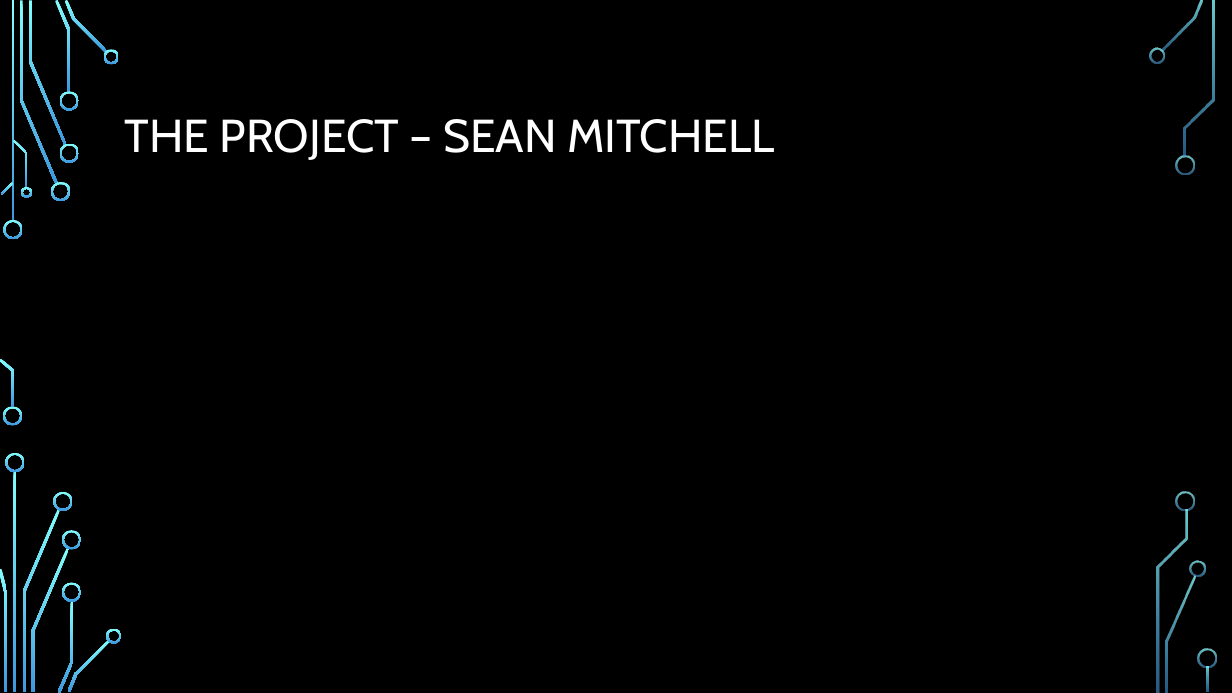
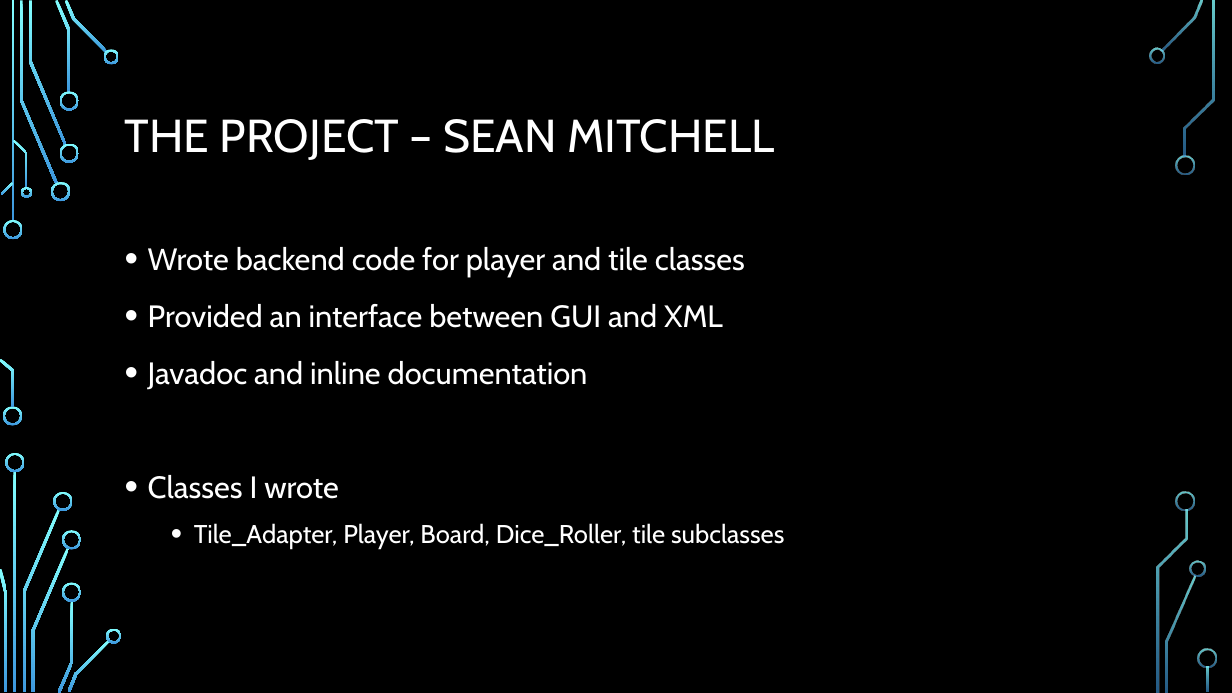
Before and after one commit to SeanMitchell1994/CS321_SP2019, a slide deck: slide 6 of report/Final Project.pptx. Drawn at 1232x693 pixels with LibreOffice and Linux fonts; fonts in the diff are those of the drawing; background and template pictures are left out. Boxes give left, top, right and bottom in pixels: in the first picture for what was removed or moved away, otherwise in the second. Text is boxed around its words. In the diff, an @@ line names an element or a change of style, - is before the commit and + after.

```diff
--- a/report/Final Project.pptx
+++ b/report/Final Project.pptx
@@ text added at (148,247,784,548), 24 pt, text #FFFFFF @@
+• Wrote backend code for player and tile classes
+• Provided an interface between GUI and XML
+• Javadoc and inline documentation
+• Classes I wrote
+  • Tile_Adapter, Player, Board, Dice_Roller, tile subclasses
```
Also in this commit, not shown: 5 other slides changed, 1 slide added, 1 slide removed.
